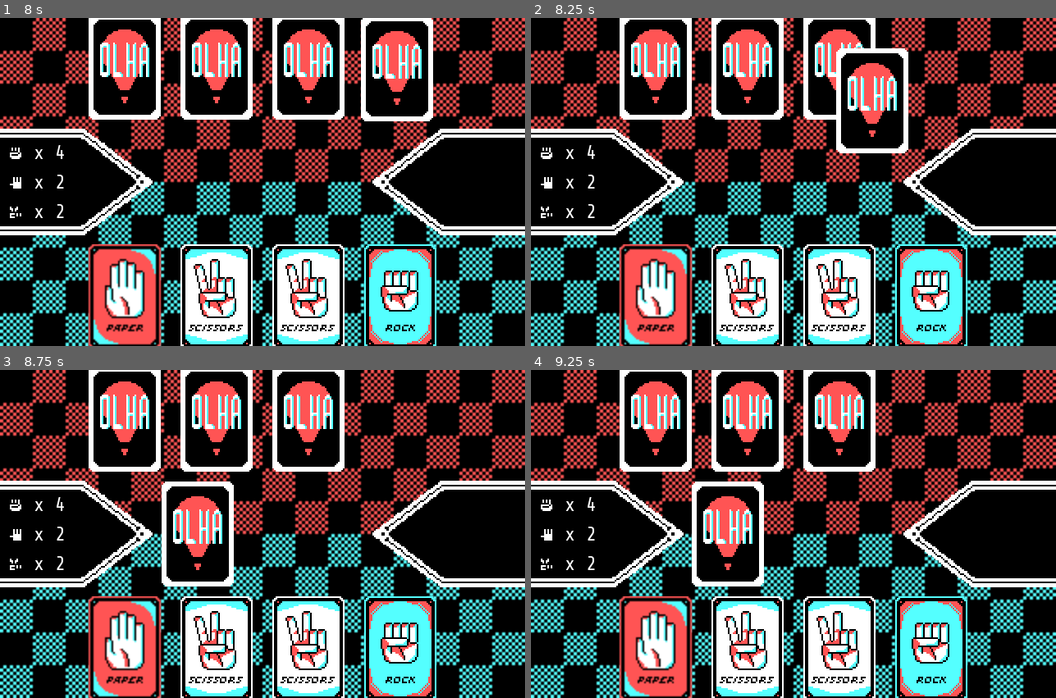
Above: before the commit, frames 1-4 (two rows, left to right).
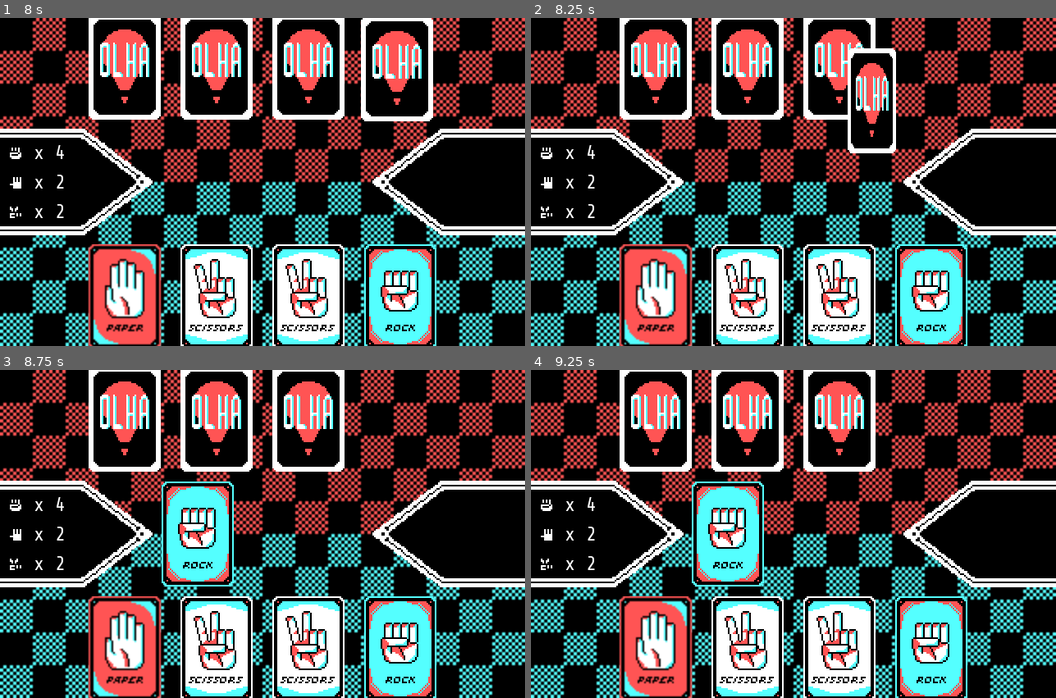
Above: after the commit, the same moments.

Repository: enunezs/EC2020GameJam
Game: Godot game, scene res://Scenes/MainMenu.tscn
Same seed, same stepped clock (60 frames per second), same inputs: the game is played once before the commit and once after it.
Inputs (mouse positions are in pixels of both pictures, inside the frame that each line leads up to):
- Up to frame 1 (8 s): click "Play" at 0.5 s; tap Enter at 1.25 s; move the mouse to (262, 182) at 1.27 s; click (262, 182) at 1.42 s; move the mouse to (246, 182) at 2.02 s; click (246, 182) at 2.17 s; move the mouse to (183, 182) at 2.77 s; click (183, 182) at 2.92 s; move the mouse to (236, 182) at 3.52 s; click (236, 182) at 3.67 s; move the mouse to (288, 182) at 4.27 s; click (288, 182) at 4.42 s; move the mouse to (341, 182) at 5.02 s; click (341, 182) at 5.17 s; move the mouse to (378, 191) at 5.77 s; click (378, 191) at 5.92 s; move the mouse to (309, 296) at 6.52 s; click (309, 296) at 6.67 s; move the mouse to (236, 247) at 7.27 s; click (236, 247) at 7.42 s
- Up to frame 2 (8.25 s): move the mouse to (951, 231) at 8.02 s; click (951, 231) at 8.17 s
- Up to frame 3 (8.75 s): no input
- Up to frame 4 (9.25 s): move the mouse to (636, 484) at 8.77 s; click (636, 484) at 8.92 s

Frame 1 is identical in both runs. In frame 2, 2.0% of the frame differs, in the area x 58-72%, y 9-42%; in frame 3, 4.1%, in the area x 30-45%, y 34-66%; in frame 4, 4.1%.

Commit message:
Can peak

Diff:
--- a/MainGame.gd
+++ b/MainGame.gd
@@ -37,6 +37,8 @@
 var cpu_card
 var player_card
 var is_playing =false
+
+var can_peak =false
 
 var cpu_score = 0
 var player_score = 0
@@ -118,6 +120,7 @@
 	print("Setup done")
 
 	CPU_pick()
+	can_peak =true
 
 
 
@@ -188,6 +191,8 @@
 	#Wait for user input, compare cards, update scores, CPU pick, repeat
 
 func game_over():
+
+	#Tell the manager
 	pass
 
 
@@ -212,6 +217,23 @@
 	card.move_to(n_player_active_card.position)
 	play_game()
 
+func peak():
+	if not is_playing or not cpu_card or not can_peak:
+		return
+
+	cpu_card.face_up()
+	can_peak =false
+
+	pass
+
+
+
+func _on_Area2D_input_event(viewport, event, shape_idx):
+	if event is InputEventMouseButton \
+		and event.button_index == BUTTON_LEFT \
+		and event.is_pressed():
+			peak()
+	pass # Replace with function body.
 
 
 func card_click(card):
--- a/Scenes/Game.tscn
+++ b/Scenes/Game.tscn
@@ -14,6 +14,9 @@
 [sub_resource type="DynamicFont" id=1]
 size = 12
 font_data = ExtResource( 1 )
+
+[sub_resource type="RectangleShape2D" id=2]
+extents = Vector2( 47.3345, 28.3815 )
 
 [node name="Game" type="Node2D"]
 script = ExtResource( 5 )
@@ -184,3 +187,9 @@
 scale = Vector2( 1.08, 1.08 )
 z_index = -3
 texture = ExtResource( 10 )
+
+[node name="Area2D" type="Area2D" parent="UI/Napkin2"]
+
+[node name="CollisionShape2D" type="CollisionShape2D" parent="UI/Napkin2/Area2D"]
+shape = SubResource( 2 )
+[connection signal="input_event" from="UI/Napkin2/Area2D" to="." method="_on_Area2D_input_event"]
Not shown: 1 places in Scenes/Game.tscn that only renumber resources
